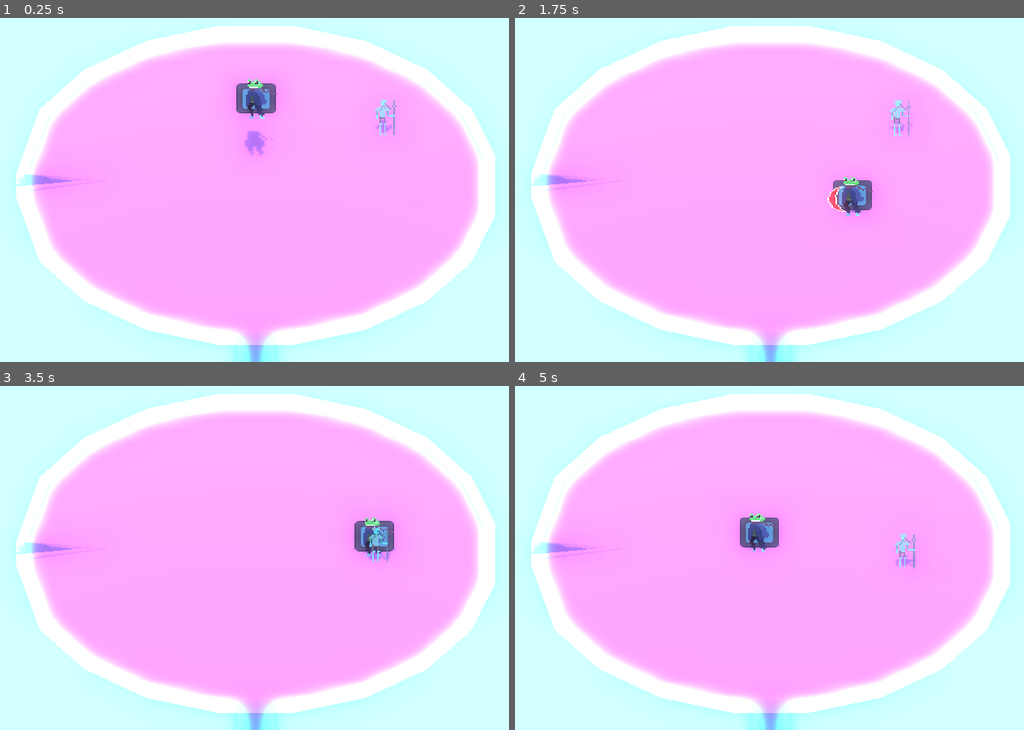
Above: before the commit, frames 1-4 (two rows, left to right).
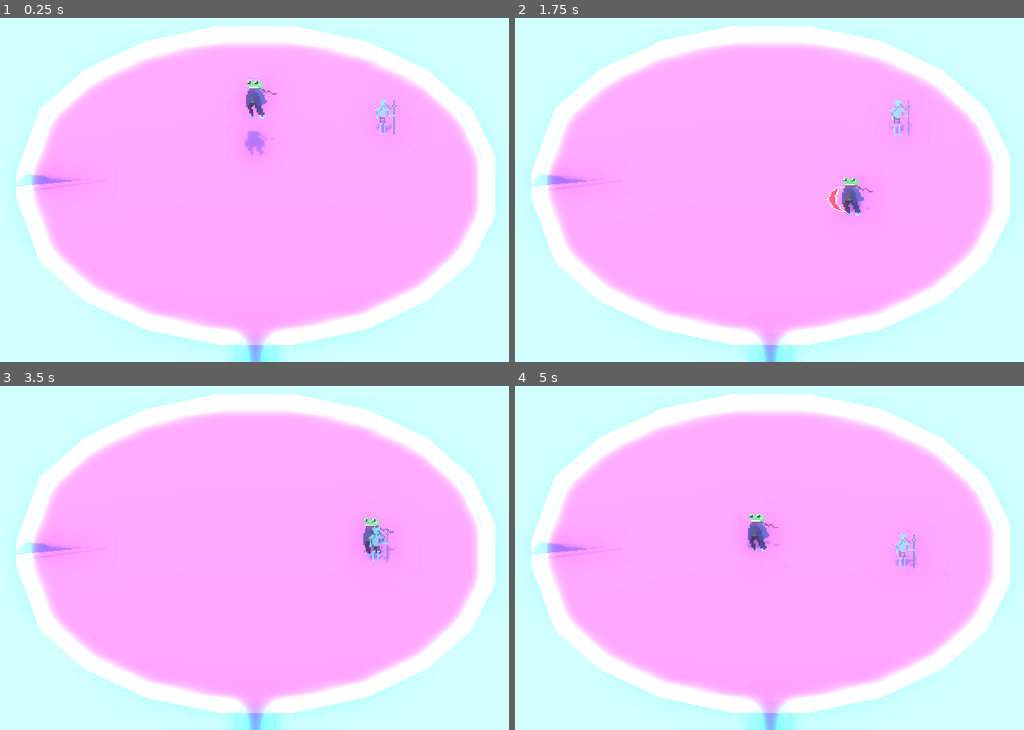
Above: after the commit, the same moments.

Repository: Brainthread/FrogGame
Game: Godot game, scene res://scenes/test.tscn
Same seed, same stepped clock (60 frames per second), same inputs: the game is played once before the commit and once after it. The engine's default icon, where the game draws it, is replaced by a stand-in: a white triangle on a blue panel in a dark square.
Inputs (mouse positions are in pixels of both pictures, inside the frame that each line leads up to):
- Up to frame 1 (0.25 s): no input
- Up to frame 2 (1.75 s): move the mouse to (912, 162) at 0.52 s; hold D (right) 0.53-1.28 s; click (912, 162) at 0.6 s; tap Space (jump) at 0.77, 1.52 s; right-click (912, 162) at 0.8 s; move the mouse to (642, 200) at 1.27 s; hold S (down) from 1.28 s (still down); right-click (642, 200) at 1.35 s; click (642, 200) at 1.55 s
- Up to frame 3 (3.5 s): move the mouse to (320, 468) at 2.02 s; release S (down) at 2.03 s; hold D (right) 2.03-2.78 s; click (320, 468) at 2.1 s; right-click (320, 468) at 2.3 s; move the mouse to (223, 619) at 2.77 s; hold Up (up) from 2.78 s (still down); right-click (223, 619) at 2.85 s; tap Space (jump) at 3.02 s; click (223, 619) at 3.05 s
- Up to frame 4 (5 s): move the mouse to (962, 602) at 3.52 s; release Up (up) at 3.53 s; hold A (left) from 3.53 s (still down); click (962, 602) at 3.6 s; tap Space (jump) at 3.77, 4.52 s; right-click (962, 602) at 3.8 s; move the mouse to (576, 492) at 4.27 s; right-click (576, 492) at 4.35 s; click (576, 492) at 4.55 s

The runs differ from the first frame. In frame 1, 0.7% of the frame differs, in the area x 46-55%, y 18-29%; in frame 2, 0.5%; in frame 3, 0.6%; in frame 4, 0.6%.

Commit message:
make tongue invisible when not in use

Diff:
--- a/scenes/tongue_attack_handler.gd
+++ b/scenes/tongue_attack_handler.gd
@@ -39,6 +39,8 @@
 		_start_retracting()
 	match tongue_state:
 		TongueState.WAITING:
+			tongue_tip_node.visible = false
+			tongue_line_node.visible = false
 			if Input.is_action_just_pressed("tongue_attack"):
 				var cam = get_viewport().get_camera_3d()
 				var ray_origin = InputReader.get_mouse_world_origin(cam)
@@ -57,6 +59,8 @@
 					tongue_hitbox.is_active = true
 					tongue_tip_node.reparent(get_tree().get_root())
 					tongue_hitbox.start_detecting_hits()
+					tongue_tip_node.visible = true
+					tongue_line_node.visible = true
 
 		TongueState.EXTENDING:
 			_test_for_retracting()
